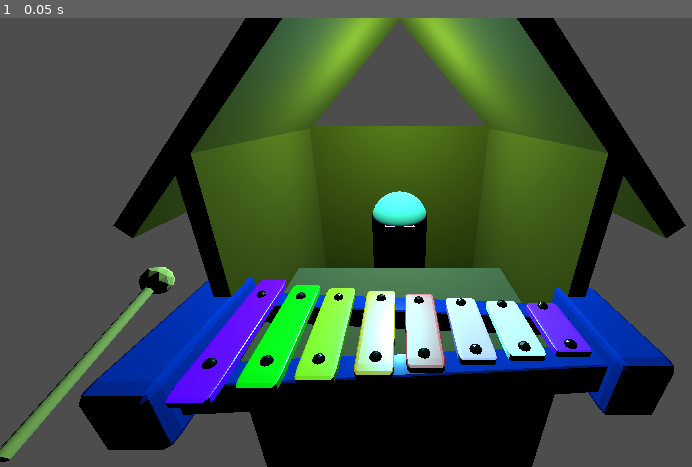
Above: before the commit, frame 1.
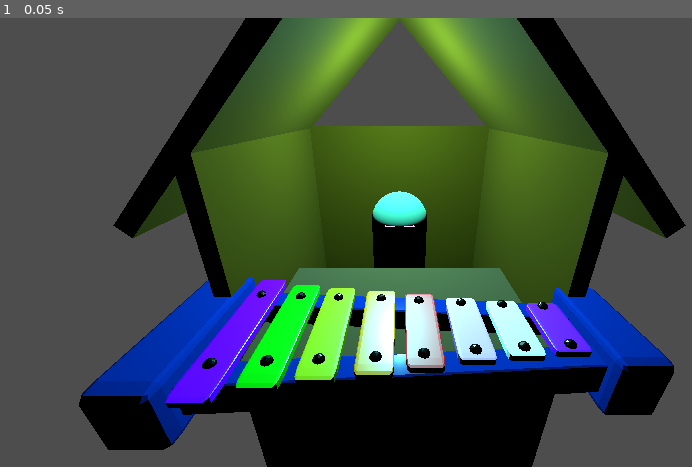
Above: after the commit, the same moment.

Repository: Zailef/GameOff2024
Game: Godot game, scene res://scenes/characters/musician/musician_stall.tscn
Same seed, same stepped clock (60 frames per second), same inputs: the game is played once before the commit and once after it. This scene is started directly instead of the project's main scene. Sound files missing from this copy of the repository are replaced by a short silence.
Inputs:
- Up to frame 1 (0.05 s): no input

The runs differ from the first frame. In frame 1, 1.1% of the frame differs, in the area x 0-26%, y 55-99%.

Commit message:
Set the cursor to be visible in the xylophone mini-game

Diff:
--- a/scenes/characters/musician/player_input_state.gd
+++ b/scenes/characters/musician/player_input_state.gd
@@ -11,10 +11,12 @@
 func enter() -> void:
 	super.enter()
 	owner_node.player_index = 0
-	Input.mouse_mode = Input.MOUSE_MODE_CONFINED
+	Input.mouse_mode = Input.MOUSE_MODE_VISIBLE
+	Input.set_default_cursor_shape(Input.CURSOR_POINTING_HAND)
 	owner_node.xylophone.xylophone_mallet.visible = true
 
 func exit() -> void:
+	Input.set_default_cursor_shape(Input.CURSOR_ARROW)
 	owner_node.xylophone.xylophone_mallet.visible = false
 	is_handling_note = false
 	note_queue.clear()
--- a/scenes/characters/musician/xylophone.tscn
+++ b/scenes/characters/musician/xylophone.tscn
@@ -45,6 +45,43 @@
 "tilts": PackedFloat32Array(0, 0, 0, 0, 0, 0, 0, 0)
 }
 point_count = 8
+
+[sub_resource type="Animation" id="Animation_dspjc"]
+length = 0.001
+tracks/0/type = "value"
+tracks/0/imported = false
+tracks/0/enabled = true
+tracks/0/path = NodePath("XylophoneMallet:rotation")
+tracks/0/interp = 1
+tracks/0/loop_wrap = true
+tracks/0/keys = {
+"times": PackedFloat32Array(0),
+"transitions": PackedFloat32Array(1),
+"update": 0,
+"values": [Vector3(0.256214, 0, 0)]
+}
+tracks/1/type = "bezier"
+tracks/1/imported = false
+tracks/1/enabled = true
+tracks/1/path = NodePath("XylophoneMallet:position:y")
+tracks/1/interp = 1
+tracks/1/loop_wrap = true
+tracks/1/keys = {
+"handle_modes": PackedInt32Array(0),
+"points": PackedFloat32Array(0.537788, -0.25, 0, 0.25, 0),
+"times": PackedFloat32Array(0)
+}
+tracks/2/type = "bezier"
+tracks/2/imported = false
+tracks/2/enabled = true
+tracks/2/path = NodePath("XylophoneMallet:position:z")
+tracks/2/interp = 1
+tracks/2/loop_wrap = true
+tracks/2/keys = {
+"handle_modes": PackedInt32Array(0),
+"points": PackedFloat32Array(0.566593, -0.25, 0, 0.25, 0),
+"times": PackedFloat32Array(0)
+}
 
 [sub_resource type="Animation" id="Animation_n0p3t"]
 resource_name = "hit_key"
@@ -84,43 +121,6 @@
 "times": PackedFloat32Array(0, 0.266667, 0.5)
 }
 
-[sub_resource type="Animation" id="Animation_dspjc"]
-length = 0.001
-tracks/0/type = "value"
-tracks/0/imported = false
-tracks/0/enabled = true
-tracks/0/path = NodePath("XylophoneMallet:rotation")
-tracks/0/interp = 1
-tracks/0/loop_wrap = true
-tracks/0/keys = {
-"times": PackedFloat32Array(0),
-"transitions": PackedFloat32Array(1),
-"update": 0,
-"values": [Vector3(0.256214, 0, 0)]
-}
-tracks/1/type = "bezier"
-tracks/1/imported = false
-tracks/1/enabled = true
-tracks/1/path = NodePath("XylophoneMallet:position:y")
-tracks/1/interp = 1
-tracks/1/loop_wrap = true
-tracks/1/keys = {
-"handle_modes": PackedInt32Array(0),
-"points": PackedFloat32Array(0.537788, -0.25, 0, 0.25, 0),
-"times": PackedFloat32Array(0)
-}
-tracks/2/type = "bezier"
-tracks/2/imported = false
-tracks/2/enabled = true
-tracks/2/path = NodePath("XylophoneMallet:position:z")
-tracks/2/interp = 1
-tracks/2/loop_wrap = true
-tracks/2/keys = {
-"handle_modes": PackedInt32Array(0),
-"points": PackedFloat32Array(0.566593, -0.25, 0, 0.25, 0),
-"times": PackedFloat32Array(0)
-}
-
 [sub_resource type="AnimationLibrary" id="AnimationLibrary_15fgc"]
 _data = {
 "RESET": SubResource("Animation_dspjc"),
@@ -196,6 +196,7 @@
 
 [node name="XylophoneMallet" parent="." index="2" instance=ExtResource("3_p0v3c")]
 transform = Transform3D(1, 0, 0, 0, 0.967356, -0.25342, 0, 0.25342, 0.967356, -0.818378, 0.537788, 0.566593)
+visible = false
 
 [node name="XylophonePath" type="Path3D" parent="." index="3"]
 transform = Transform3D(1, 0, 0, 0, 1, 0, 0, 0, 1, 0, 0.223515, -0.0281611)
